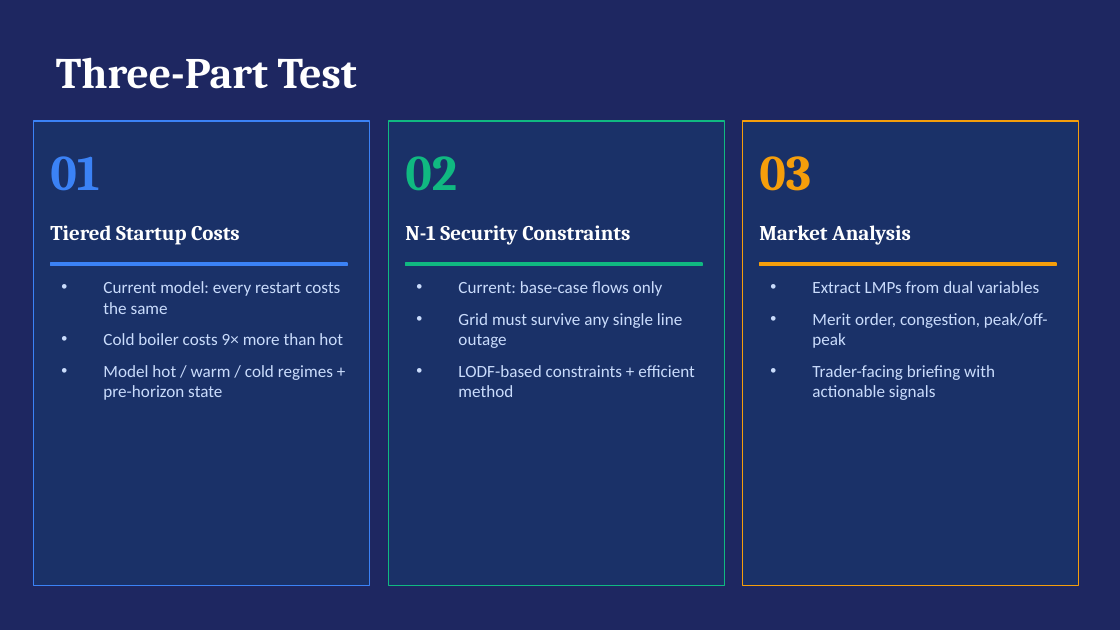
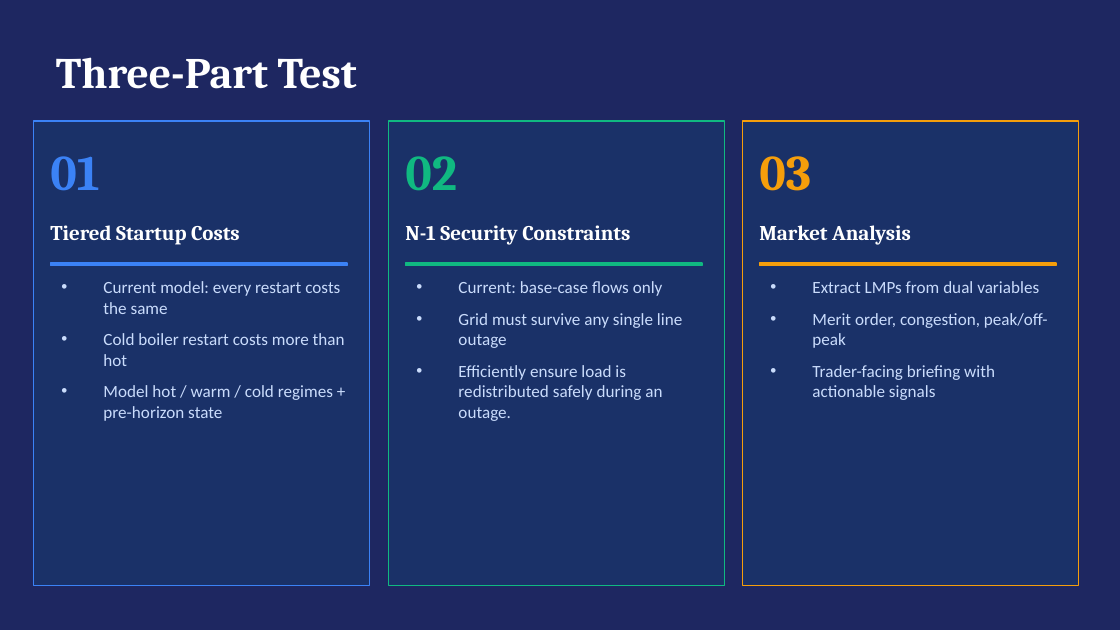
Before and after one commit to sb-at/chess_analyzer, a slide deck: slide 3 of TT/SCUC_Presentation.pptx. Drawn at 1120x630 pixels with LibreOffice and Linux fonts; fonts in the diff are those of the drawing. Boxes give left, top, right and bottom in pixels: in the first picture for what was removed or moved away, otherwise in the second. Text is boxed around its words. In the diff, an @@ line names an element or a change of style, - is before the commit and + after.

```diff
--- a/TT/SCUC_Presentation.pptx
+++ b/TT/SCUC_Presentation.pptx
@@ text at [103,333,345,366]: text changed @@
-• Cold boiler costs 9× more than hot
+• Cold boiler restart costs more than hot
@@ text at [458,365,662,421]: text changed @@
-• LODF-based constraints + efficient method
+• Efficiently ensure load is redistributed safely during an outage.
```
Also in this commit, not shown: 8 other slides changed, 3 slides added, 1 slide removed.
